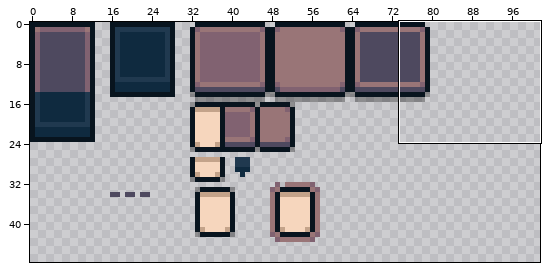
Pixel-art file -- src/sprites/mellow_theme.aseprite. The first picture is a wide view before the edit; the outline marks the close-up.
Close-up. Before:
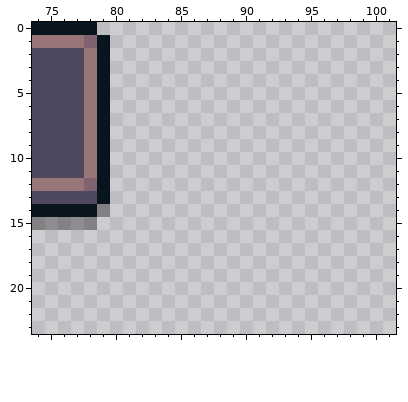
256x256 pixels, 1 frame. Shown: x 74..101, y 0..23. The wide view leaves out empty margins.
Now the later version:
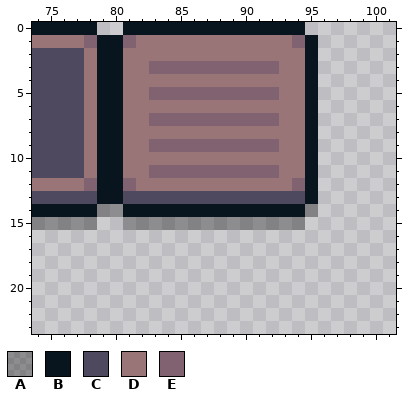
Palette (. is transparent): A #00000050  B #08141e  C #4e495f  D #997577  E #816271
From old to new:
{"y":0,"x":81,"old":"..............","new":"BBBBBBBBBBBBBB"}
{"y":1,"x":80,"old":"................","new":"BEDDDDDDDDDDDDEB"}
{"y":2,"x":80,"old":"................","new":"BDDDDDDDDDDDDDDB"}
{"y":3,"x":80,"old":"................","new":"BDDEEEEEEEEEEDDB"}
{"y":4,"x":80,"old":"................","new":"BDDDDDDDDDDDDDDB"}
{"y":5,"x":80,"old":"................","new":"BDDEEEEEEEEEEDDB"}
{"y":6,"x":80,"old":"................","new":"BDDDDDDDDDDDDDDB"}
{"y":7,"x":80,"old":"................","new":"BDDEEEEEEEEEEDDB"}
{"y":8,"x":80,"old":"................","new":"BDDDDDDDDDDDDDDB"}
{"y":9,"x":80,"old":"................","new":"BDDEEEEEEEEEEDDB"}
{"y":10,"x":80,"old":"................","new":"BDDDDDDDDDDDDDDB"}
{"y":11,"x":80,"old":"................","new":"BDDEEEEEEEEEEDDB"}
{"y":12,"x":80,"old":"................","new":"BEDDDDDDDDDDDDEB"}
{"y":13,"x":80,"old":"................","new":"BCCCCCCCCCCCCCCB"}
{"y":14,"x":80,"old":"................","new":"ABBBBBBBBBBBBBBA"}
{"y":15,"x":81,"old":"..............","new":"AAAAAAAAAAAAAA"}
{"label":"added","picture_box":[110,22,318,230]}
